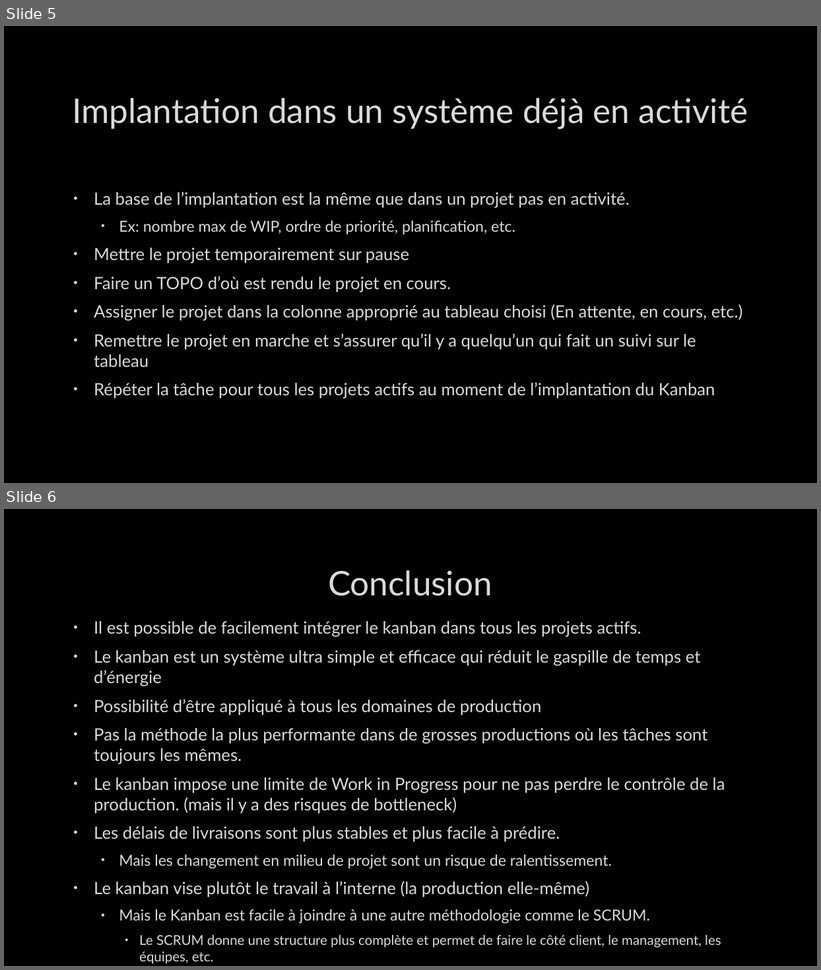
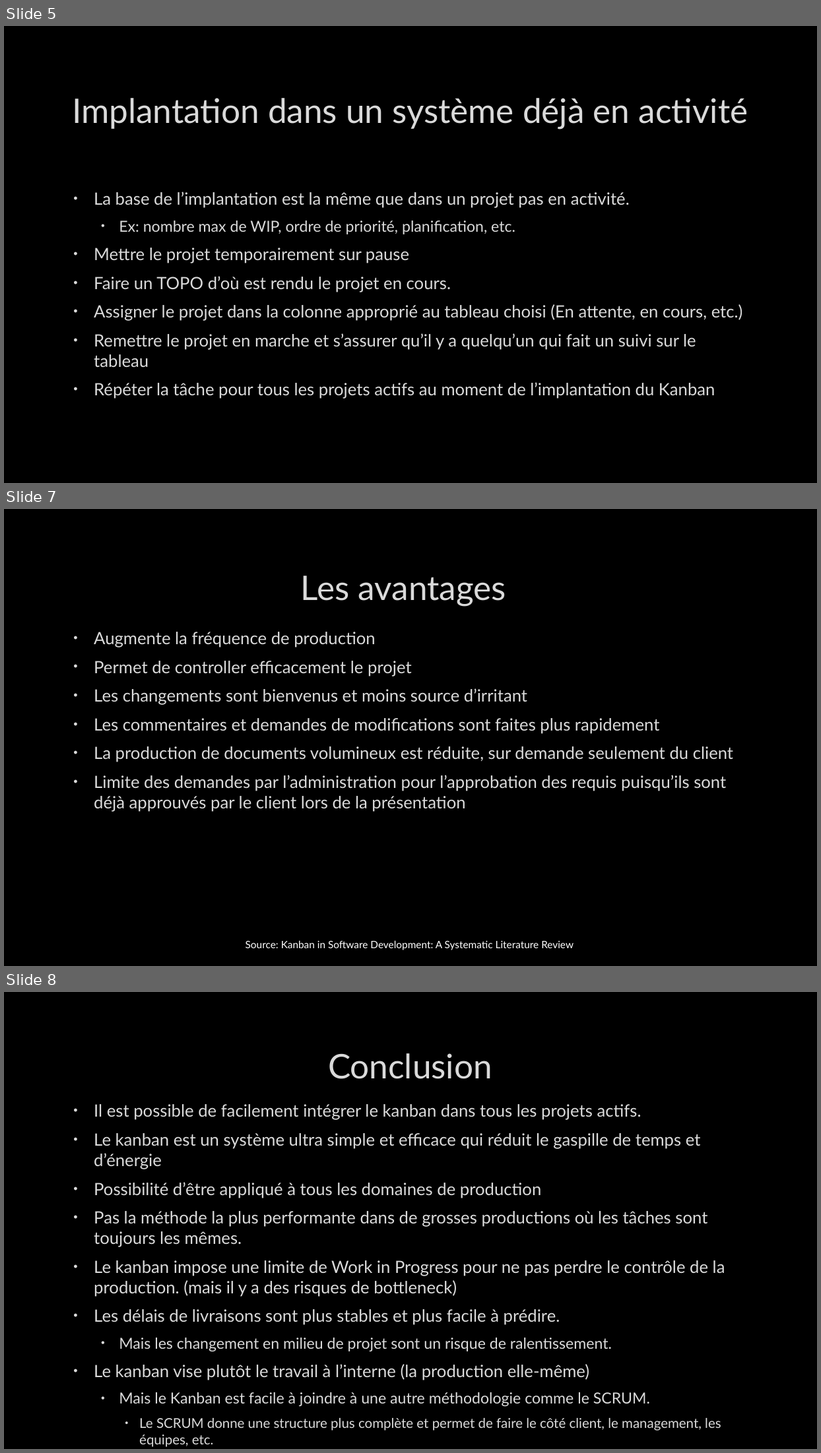
Before and after one commit to joyaAmora/Analyse_relationnelle, a slide deck: PP-DAVE.pptx. Shown one above the other, each under a label of ours: slides 5 and 6 before the commit, slides 5, 7 and 8 after it; the slides between them are not shown. The pictures are 821x970 and 821x1453 pixels, drawn with LibreOffice and Linux fonts; fonts in the diff are those of the drawing; background and template pictures are left out. Boxes give left, top, right and bottom in pixels: in the first picture for what was removed or moved away, otherwise in the second. Text is boxed around its words. In the diff, an @@ line names an element or a change of style, - is before the commit and + after.

Commit message:
powerpoint ajout avantages

```diff
--- a/PP-DAVE.pptx
+++ b/PP-DAVE.pptx
@@ slide 7 added at [4,509,817,966], background picture (left out) @@
@@ title added at [301,576,506,607], 40 pt, text #DADADA @@
+Les avantages
@@ text added at [94,632,733,812], 20 pt, text #DADADA @@
+• Augmente la fréquence de production
+• Permet de controller efficacement le projet
+• Les changements sont bienvenus et moins source d’irritant
+• Les commentaires et demandes de modifications sont faites plus rapidement
+• La production de documents volumineux est réduite, sur demande seulement du client
+• Limite des demandes par l’administration pour l’approbation des requis puisqu’ils sont déjà approuvés par le client lors de la présentation
@@ text added at [246,941,574,951], 12 pt, text #FFFFFF @@
+Source: Kanban in Software Development: A Systematic Literature Review
@@ what was slide 6 is now slide 8 @@
```
Also in this commit, not shown: 1 other slide added, 1 other file.
